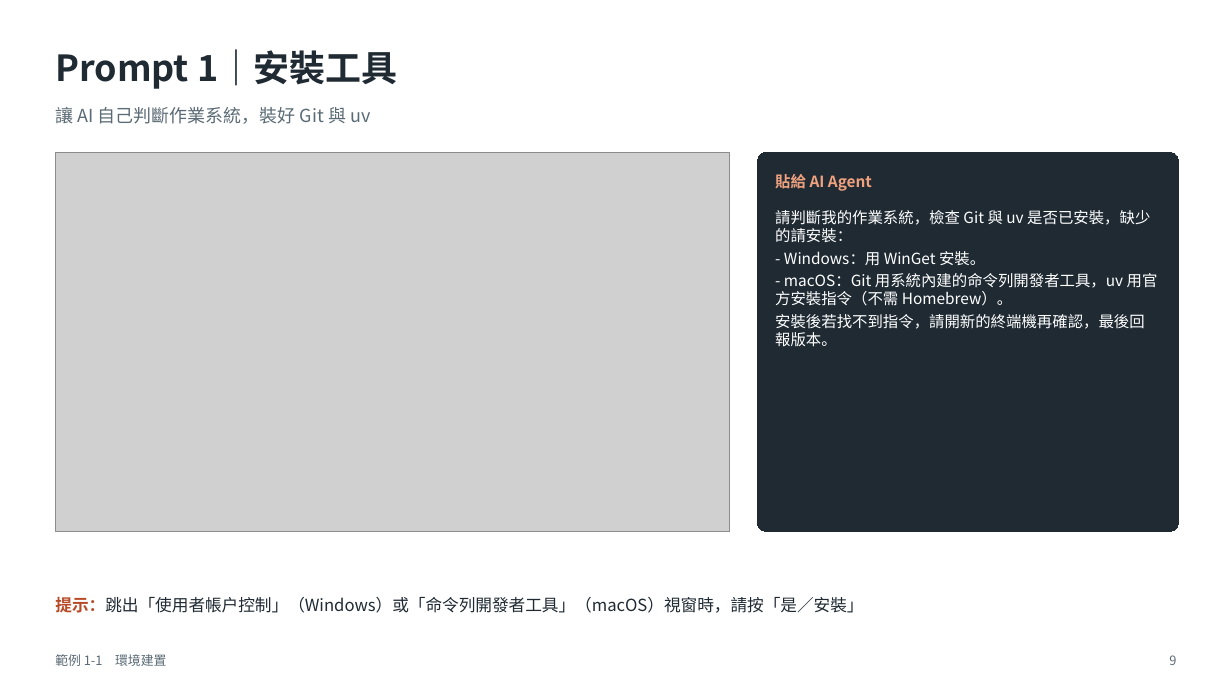
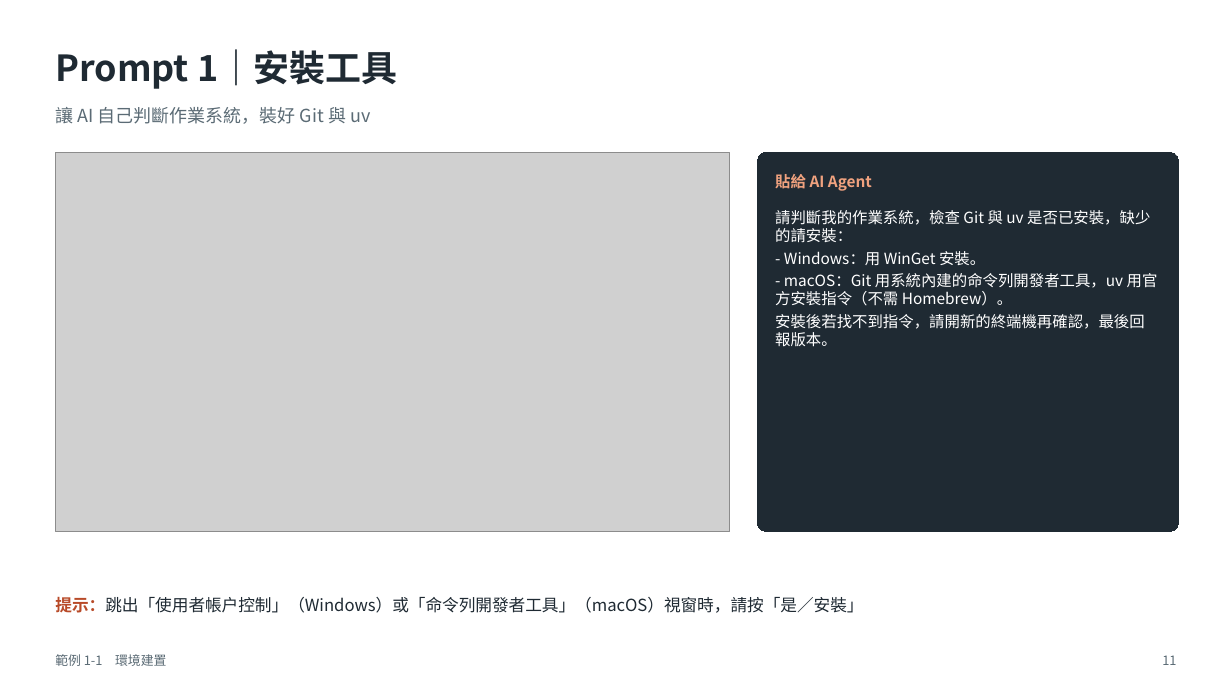
Before and after one commit to gemini960114/nano4-ngs-slurm-skill, a slide deck: slide 11 of PPTX/1-1_安裝Antigravity與模型設定.pptx (slide 9 before the commit). Drawn at 1232x693 pixels with LibreOffice and Linux fonts; fonts in the diff are those of the drawing; grey boxes stand for pictures. Boxes give left, top, right and bottom in pixels: in the first picture for what was removed or moved away, otherwise in the second. Text is boxed around its words. In the diff, an @@ line names an element or a change of style, - is before the commit and + after.

```diff
--- a/PPTX/1-1_安裝Antigravity與模型設定.pptx
+++ b/PPTX/1-1_安裝Antigravity與模型設定.pptx
@@ text at <box>1162,655,1176,665</box>: text changed @@
-9
+11
```
Also in this commit, not shown: 6 other slides changed, 2 slides added, 3 other files.
